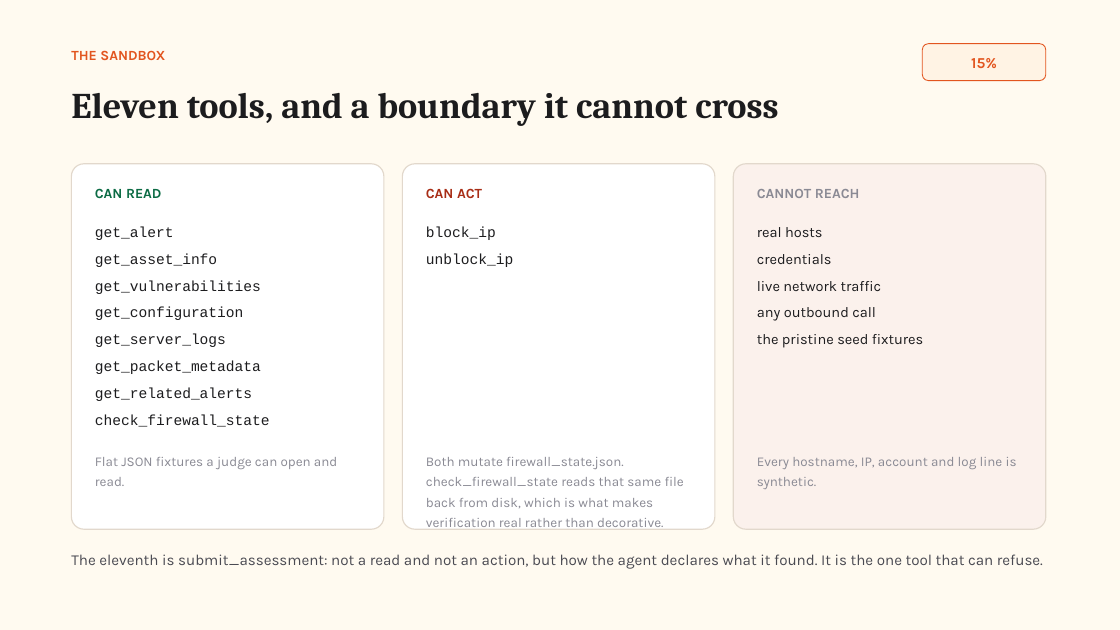
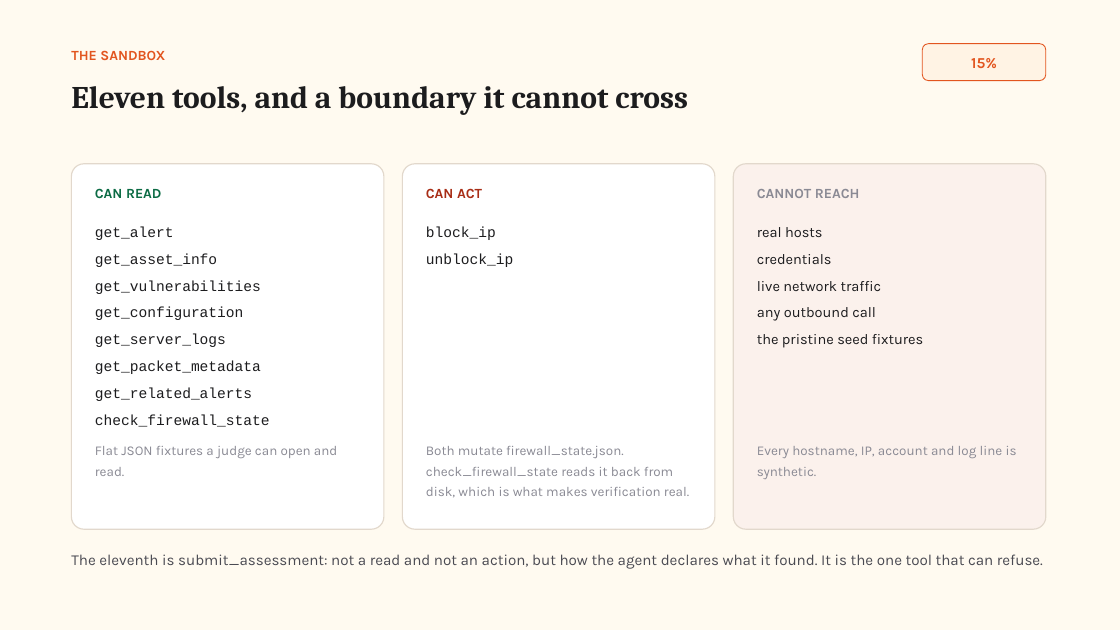
Before and after one commit to Graybeep/Dropout_Autonomous-SOC-Investigation-Response-Agent, a slide deck: slide 6 of deck.pptx (slide 4 before the commit). Drawn at 1120x630 pixels with LibreOffice and Linux fonts; fonts in the diff are those of the drawing. Boxes give left, top, right and bottom in pixels: in the first picture for what was removed or moved away, otherwise in the second. Text is boxed around its words. In the diff, an @@ line names an element or a change of style, - is before the commit and + after.

```diff
--- a/deck.pptx
+++ b/deck.pptx
@@ text "Eleven tools, and a boundary ..." at (x1=71, y1=86, x2=688, y2=115): size 31 to 27 pt @@
@@ text "Flat JSON fixtures a judge ..." moved from (x1=95, y1=457, x2=337, y2=486) to (x1=95, y1=446, x2=337, y2=476) @@
@@ text at (x1=426, y1=446, x2=689, y2=497): text changed @@
-Both mutate firewall_state.json. check_firewall_state reads that same file back from disk, which is what makes verification real rather than decorative.
+Both mutate firewall_state.json. check_firewall_state reads it back from disk, which is what makes verification real.
@@ text "Every hostname, IP, account and ..." moved from (x1=757, y1=457, x2=1017, y2=489) to (x1=757, y1=446, x2=1017, y2=479) @@
```
Also in this commit, not shown: 7 other slides changed, 2 slides added, 1 other file.
